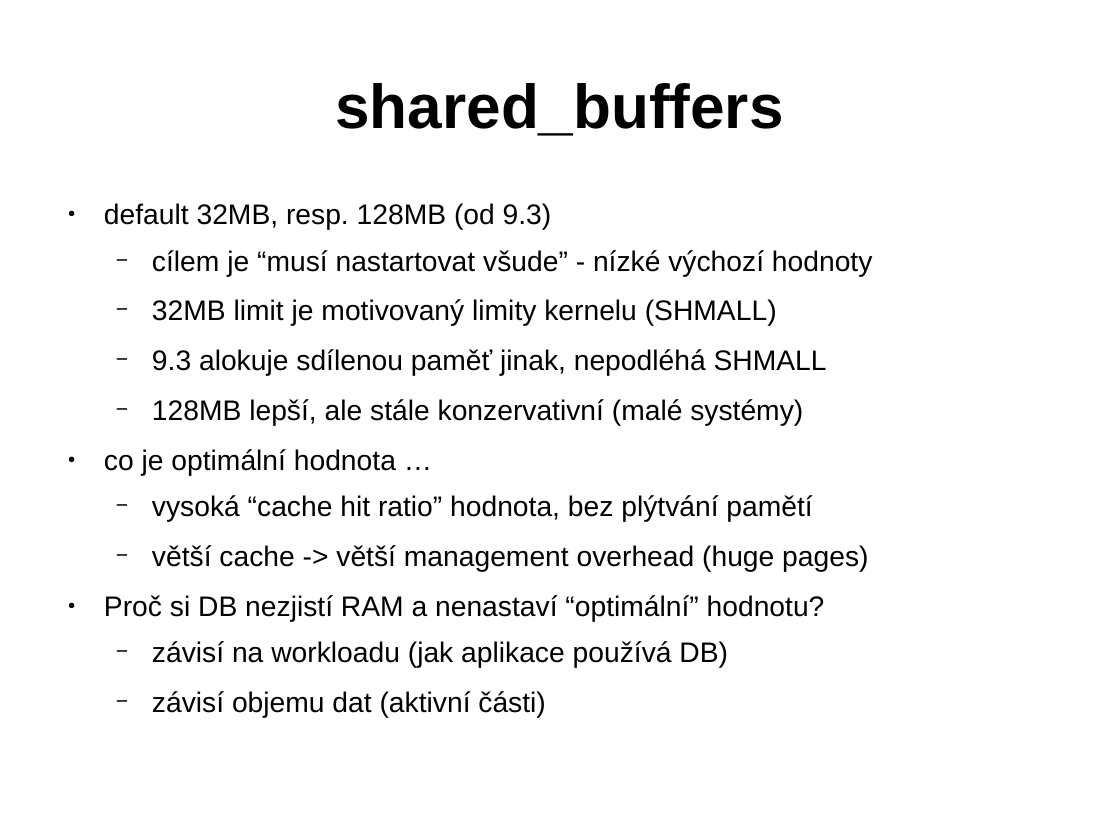
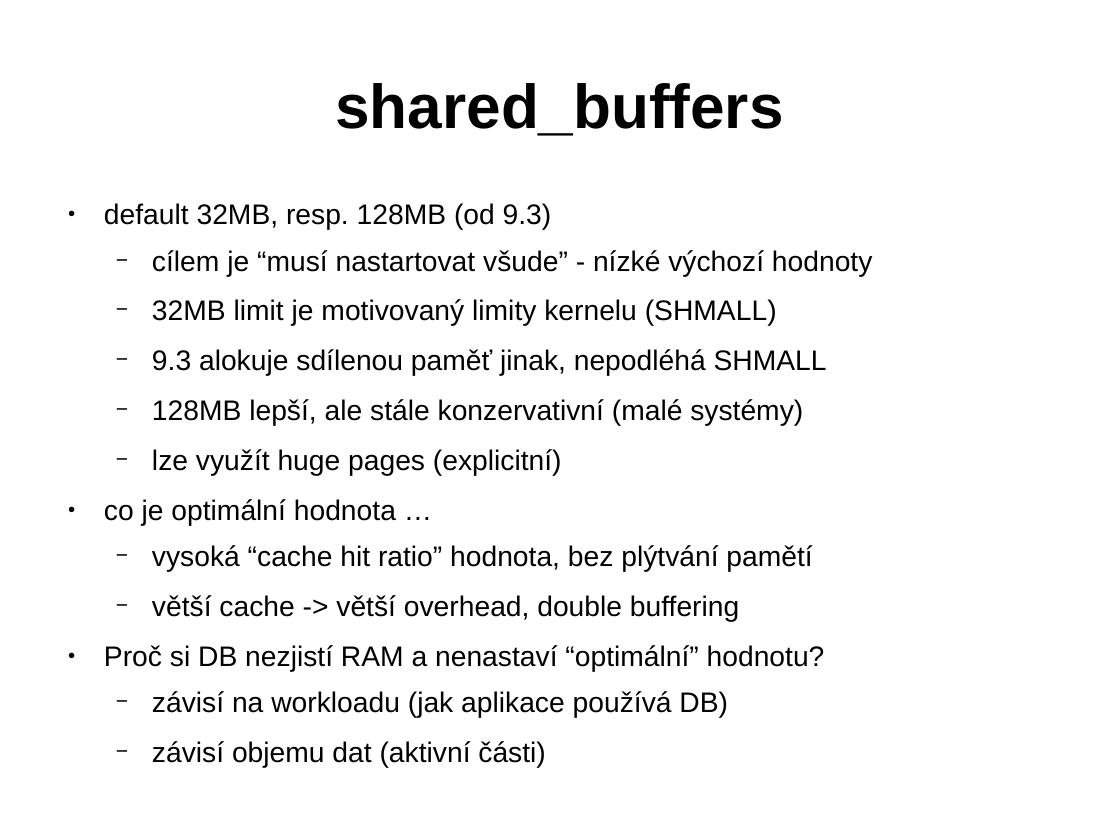
Before and after one commit to tvondra/perf_tuning_training, a slide deck: slide 7 of perf-tuning-training.odp (slide 8 before the commit). Drawn at 1120x840 pixels with LibreOffice and Linux fonts; fonts in the diff are those of the drawing. Boxes give left, top, right and bottom in pixels: in the first picture for what was removed or moved away, otherwise in the second. Text is boxed around its words. In the diff, an @@ line names an element or a change of style, - is before the commit and + after.

```diff
--- a/perf-tuning-training.odp
+++ b/perf-tuning-training.odp
@@ text at (152, 449, 562, 476): paragraph added @@
+  − lze využít huge pages (explicitní)
@@ text at (152, 595, 739, 622): text changed @@
-  − větší cache -> větší management overhead (huge pages)
+  − větší cache -> větší overhead, double buffering
```
Also in this commit, not shown: 9 other slides changed, 2 slides removed, 1 other file.
